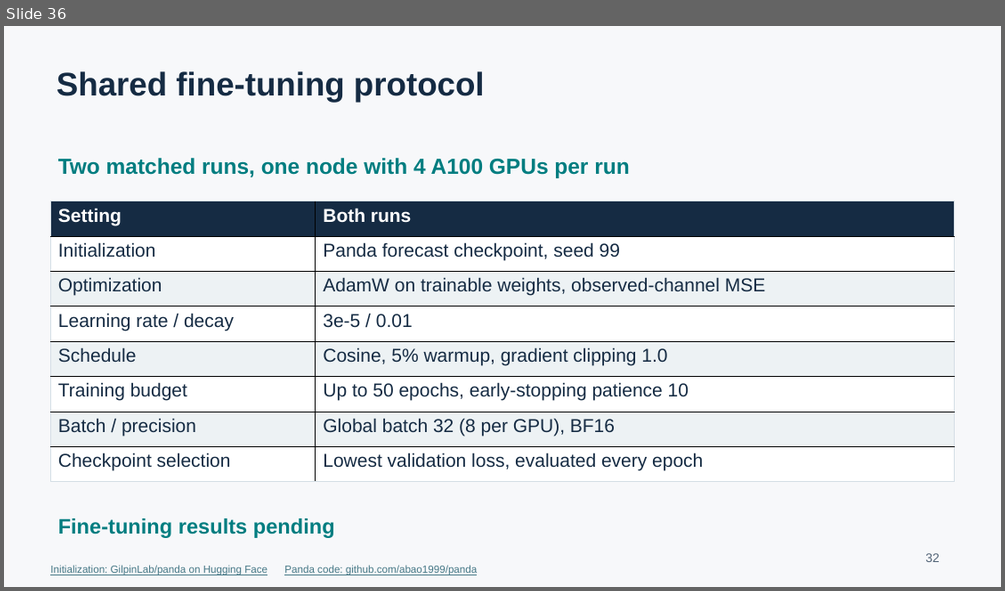
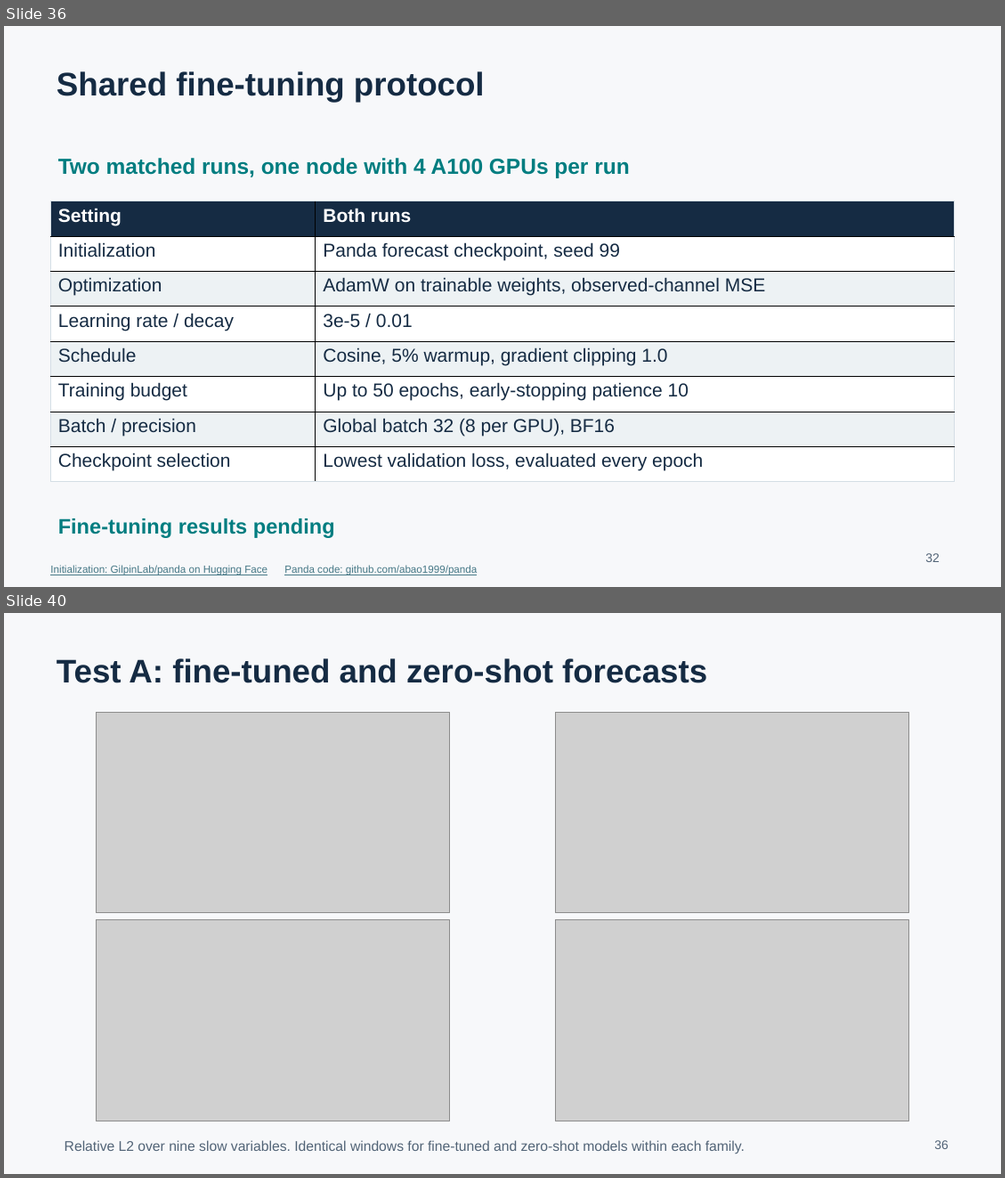
Before and after one commit to yzheng-ee/MultiscaleDynamicsAI, a slide deck: presentation.pptx. Shown one above the other, each under a label of ours: slide 36 before the commit, slides 36 and 40 after it; the slides between them are not shown. The pictures are 1005x591 and 1005x1178 pixels, drawn with LibreOffice and Linux fonts; fonts in the diff are those of the drawing; grey boxes stand for pictures. Boxes give left, top, right and bottom in pixels: in the first picture for what was removed or moved away, otherwise in the second. Text is boxed around its words. In the diff, an @@ line names an element or a change of style, - is before the commit and + after.

```diff
--- a/presentation.pptx
+++ b/presentation.pptx
@@ slide 40 added at (4,613,1001,1174), background #F7F8FA @@
@@ text added at (57,658,707,683), 31.5 pt, text #152B43, bold @@
+Test A: fine-tuned and zero-shot forecasts
@@ picture added at (96,712,450,913) @@
@@ picture added at (556,712,909,913) @@
@@ picture added at (96,919,450,1121) @@
@@ picture added at (556,919,909,1121) @@
@@ text added at (65,1140,744,1153), 13.5 pt, text #526477 @@
+Relative L2 over nine slow variables. Identical windows for fine-tuned and zero-shot models within each family.
@@ text added at (934,1140,948,1149), 12 pt, text #526477 @@
+36
```
Also in this commit, not shown: 7 other slides added, 5 other files.
